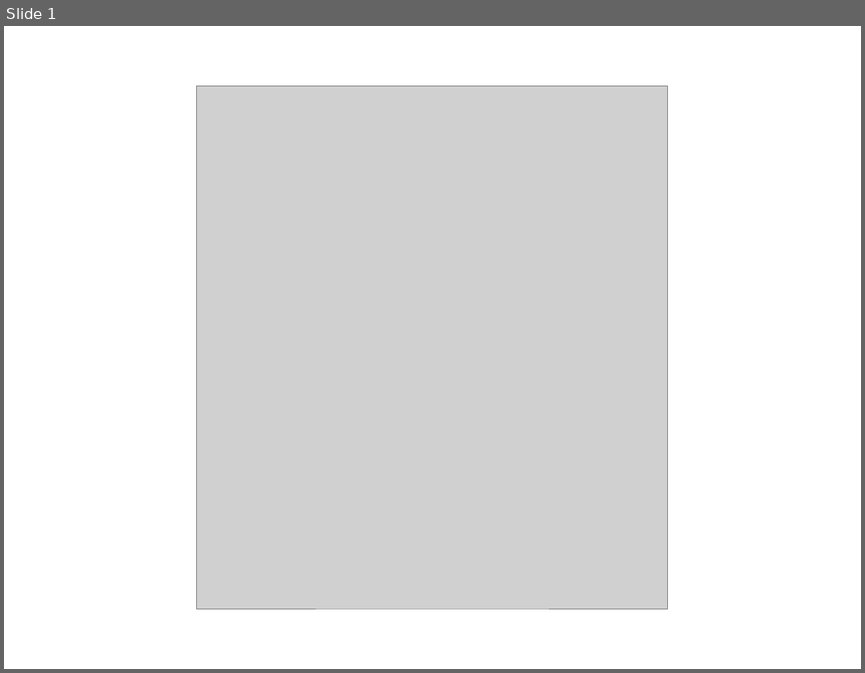
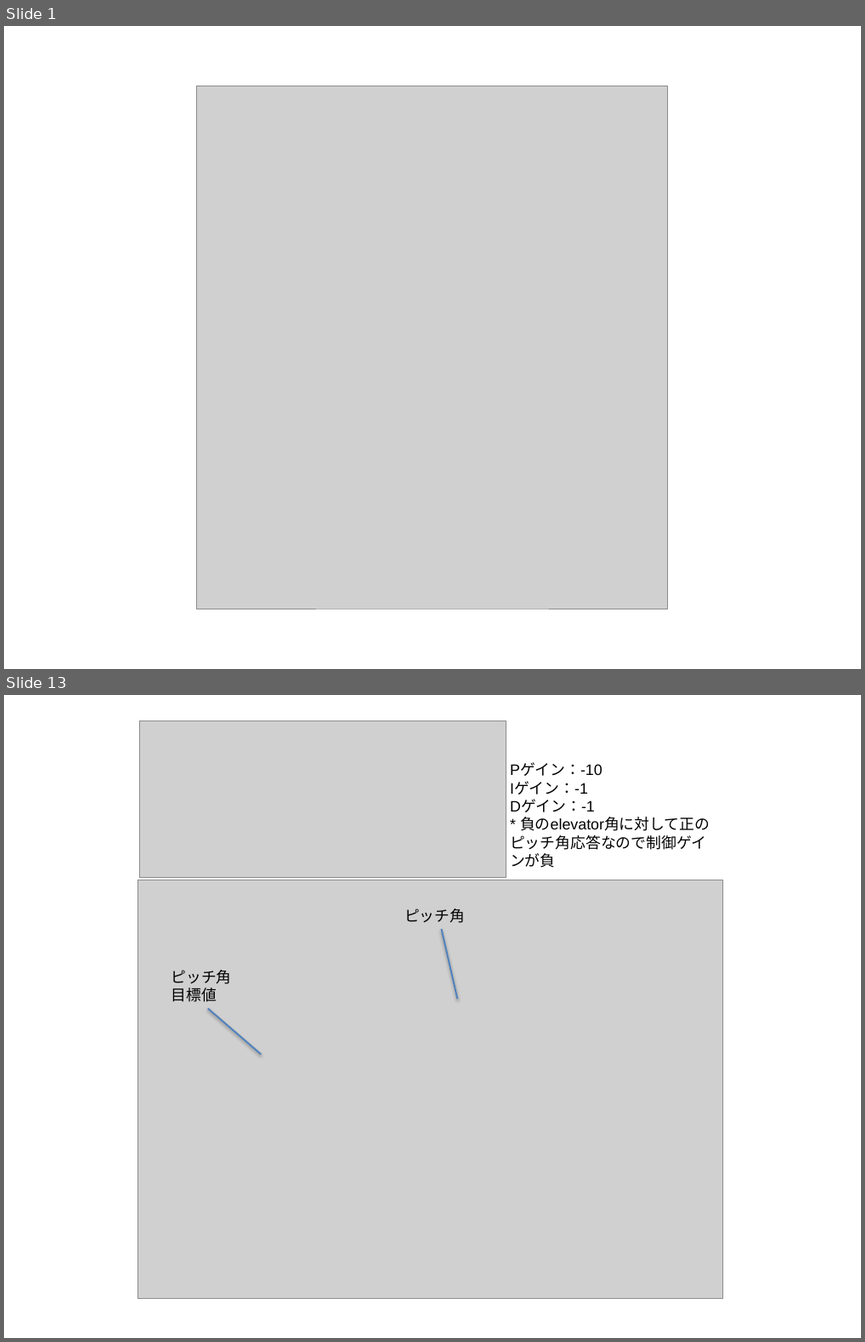
Before and after one commit to zeta-plusplus/SystemModels, a slide deck: figs/makeFig.pptx. Shown one above the other, each under a label of ours: slide 1 before the commit, slides 1 and 13 after it; the slides between them are not shown. The pictures are 865x673 and 865x1342 pixels, drawn with LibreOffice and Linux fonts; fonts in the diff are those of the drawing; grey boxes stand for pictures. Boxes give left, top, right and bottom in pixels: in the first picture for what was removed or moved away, otherwise in the second. Text is boxed around its words. In the diff, an @@ line names an element or a change of style, - is before the commit and + after.

```diff
--- a/figs/makeFig.pptx
+++ b/figs/makeFig.pptx
@@ slide 13 added at box(4, 695, 861, 1338), background #FFFFFF @@
@@ picture added at box(140, 721, 506, 878) @@
@@ text added at box(510, 764, 710, 831), 14 pt, text #000000 @@
+Pゲイン：-10
+Iゲイン：-1
+Dゲイン：-1
+* 負のelevator角に対して正のピッチ角応答なので制御ゲインが負
@@ picture added at box(137, 880, 723, 1299) @@
@@ text added at box(404, 908, 465, 923), 14 pt, text #000000 @@
+ピッチ角
@@ line added from (457, 999) to (442, 929), #4F81BD 1.5 pt @@
@@ text added at box(171, 970, 232, 1002), 14 pt, text #000000 @@
+ピッチ角目標値
@@ line added from (262, 1055) to (208, 1009), #4F81BD 1.5 pt @@
```
Also in this commit, not shown: 15 other slides added, 20 other files.
